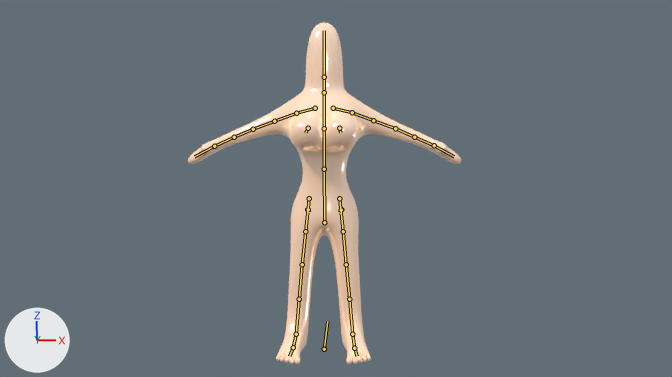
The Blender file source/babe.blend as it was, and as the next commit left it.
The view is the same before and after, from the file's camera 'Camera'. The axes (+X, +Y, +Z) are drawn at lower left. The lights are the same throughout. The older version comes first. The bones that change, and the others that lie on the model, are drawn over the model as lines.

In view in the first picture: 'babe'.
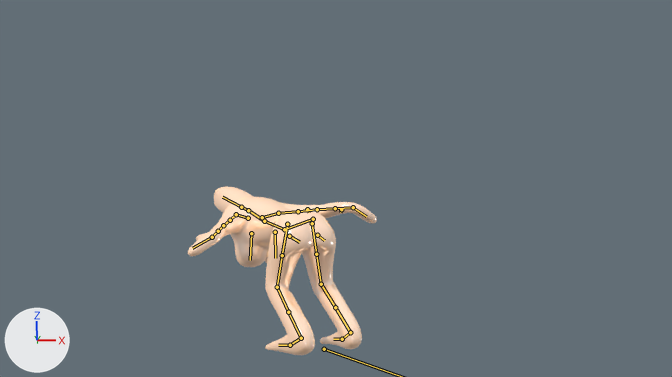
The newer file adds an action. The first version stands in its rest pose; the second is drawn at frame 40 of the action 'twerk'.

Changed parts and their boxes (x1, y1, x2, y2) in the pictures (672 x 377 px):
'babe', posed (31% narrower, 51% shorter): before (188, 22, 461, 364); after (188, 187, 377, 355)

The change in detail:
Bone 'root' (bone_root) turns from (0, 0, 0) to (0, 0, -149) degrees about its own x, y and z.
Bone 'TORSO-Spine' (bone_torso_spine) moves from (0.0, 0.0, 0.0) to (0.017, -0.239, 0.328).
Bone 'TORSO-Spine' (bone_torso_spine) turns from (0, 0, 0) to (77, 6, 0) degrees about its own x, y and z.
Bone 'HipsLower-Spine' (bone_hipslower_spine) turns from (0, 0, 0) to (16, -1, 0) degrees about its own x, y and z.
Bone 'IK-Hand.L' (bone_ik_hand_l) moves from (0.0, 0.0, 0.0) to (0.519, 0.258, 0.325).
Bone 'IK-Hand.R' (bone_ik_hand_r) moves from (0.0, 0.0, 0.0) to (-0.405, 0.112, 0.319).
